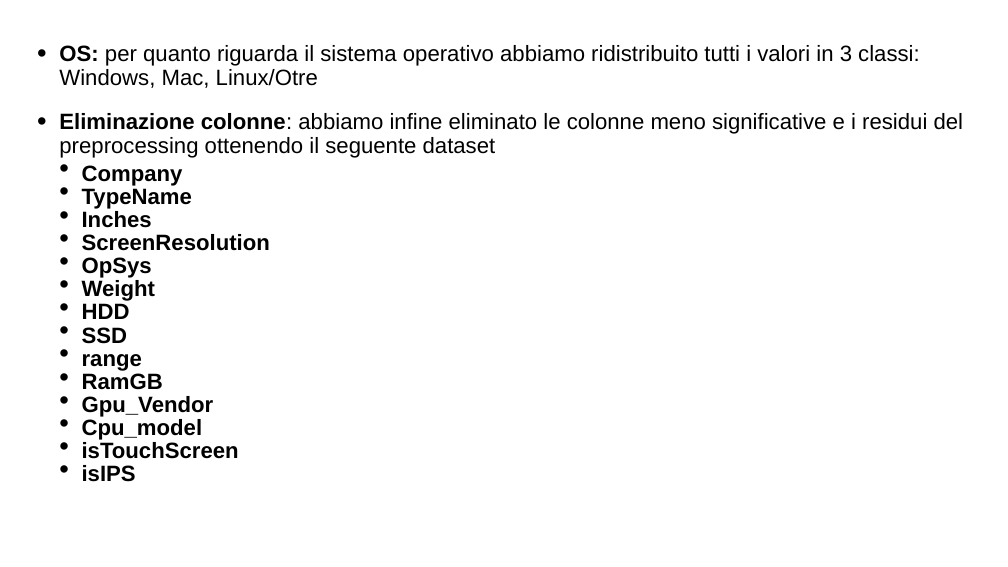
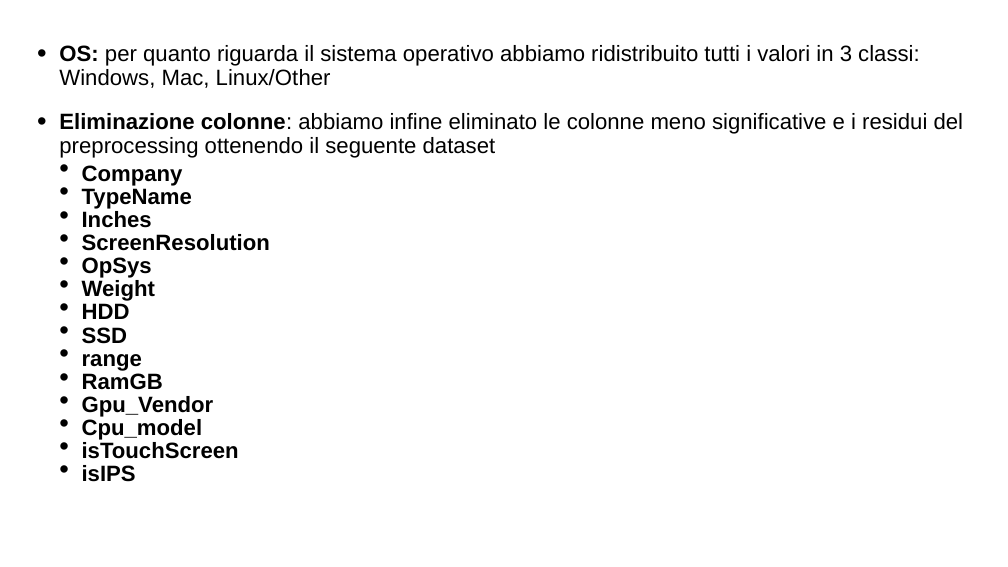
Before and after one commit to mik3sw/ML-project, a slide deck: slide 12 of Presentazione ML.pptx (slide 10 before the commit). Drawn at 1008x567 pixels with LibreOffice and Linux fonts; fonts in the diff are those of the drawing. Boxes give left, top, right and bottom in pixels: in the first picture for what was removed or moved away, otherwise in the second. Text is boxed around its words. In the diff, an @@ line names an element or a change of style, - is before the commit and + after.

```diff
--- a/Presentazione ML.pptx
+++ b/Presentazione ML.pptx
@@ text at (59, 45, 920, 88): text changed @@
-• OS: per quanto riguarda il sistema operativo abbiamo ridistribuito tutti i valori in 3 classi: Windows, Mac, Linux/Otre
+• OS: per quanto riguarda il sistema operativo abbiamo ridistribuito tutti i valori in 3 classi: Windows, Mac, Linux/Other
```
Also in this commit, not shown: 2 other slides changed, 2 slides added, 3 other files.
